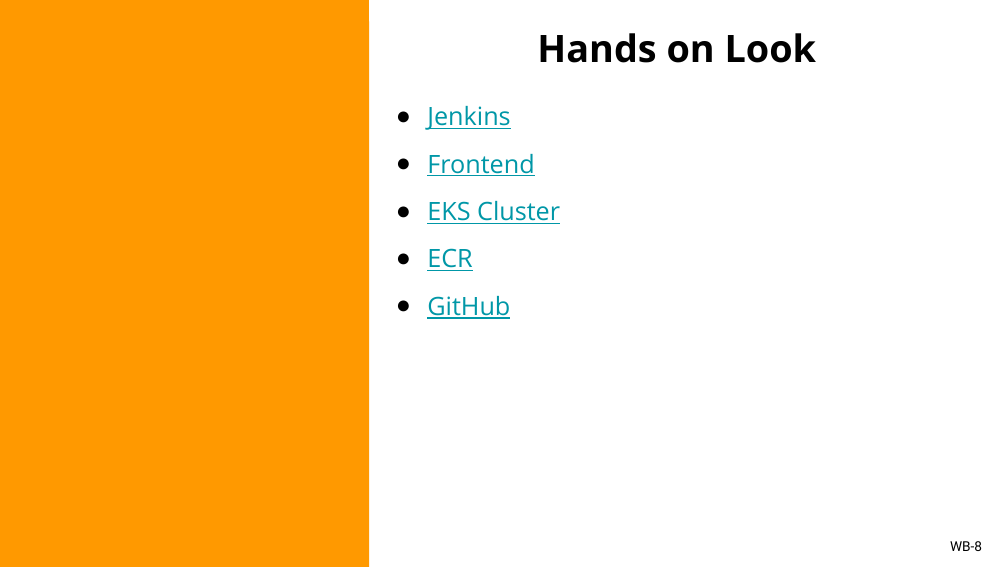
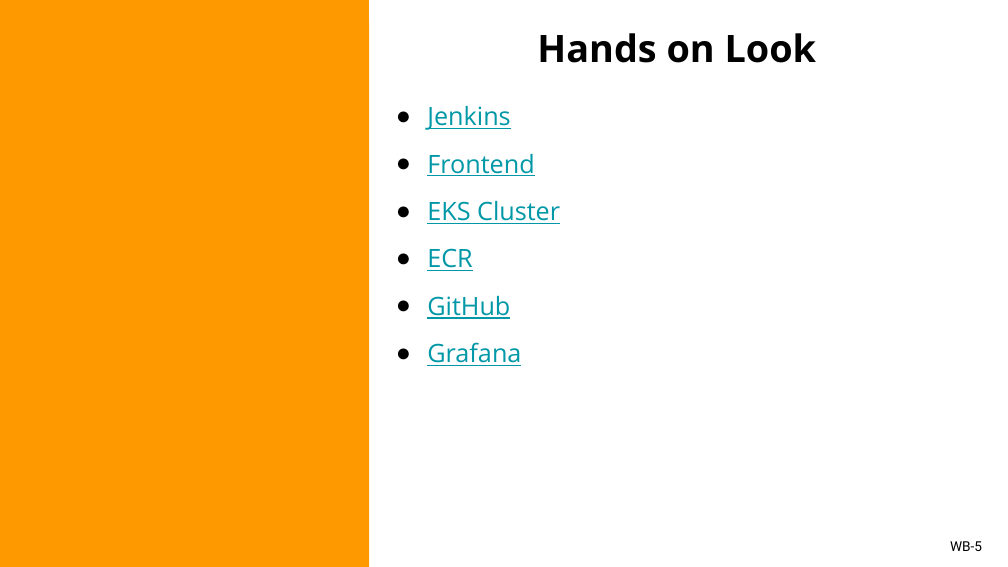
Before and after one commit to xPl1Cit/aws-engagement-ready, a slide deck: slide 5 of AL Final Project Presentation.pptx (slide 8 before the commit). Drawn at 1008x567 pixels with LibreOffice and Linux fonts; fonts in the diff are those of the drawing; background and template pictures are left out. Boxes give left, top, right and bottom in pixels: in the first picture for what was removed or moved away, otherwise in the second. Text is boxed around its words. In the diff, an @@ line names an element or a change of style, - is before the commit and + after.

```diff
--- a/AL Final Project Presentation.pptx
+++ b/AL Final Project Presentation.pptx
@@ text at (x1=427, y1=342, x2=521, y2=366): paragraph added @@
+● Grafana
@@ page number at (x1=950, y1=541, x2=982, y2=551): text changed @@
-WB-8
+WB-5
```
Also in this commit, not shown: 3 other slides changed.
